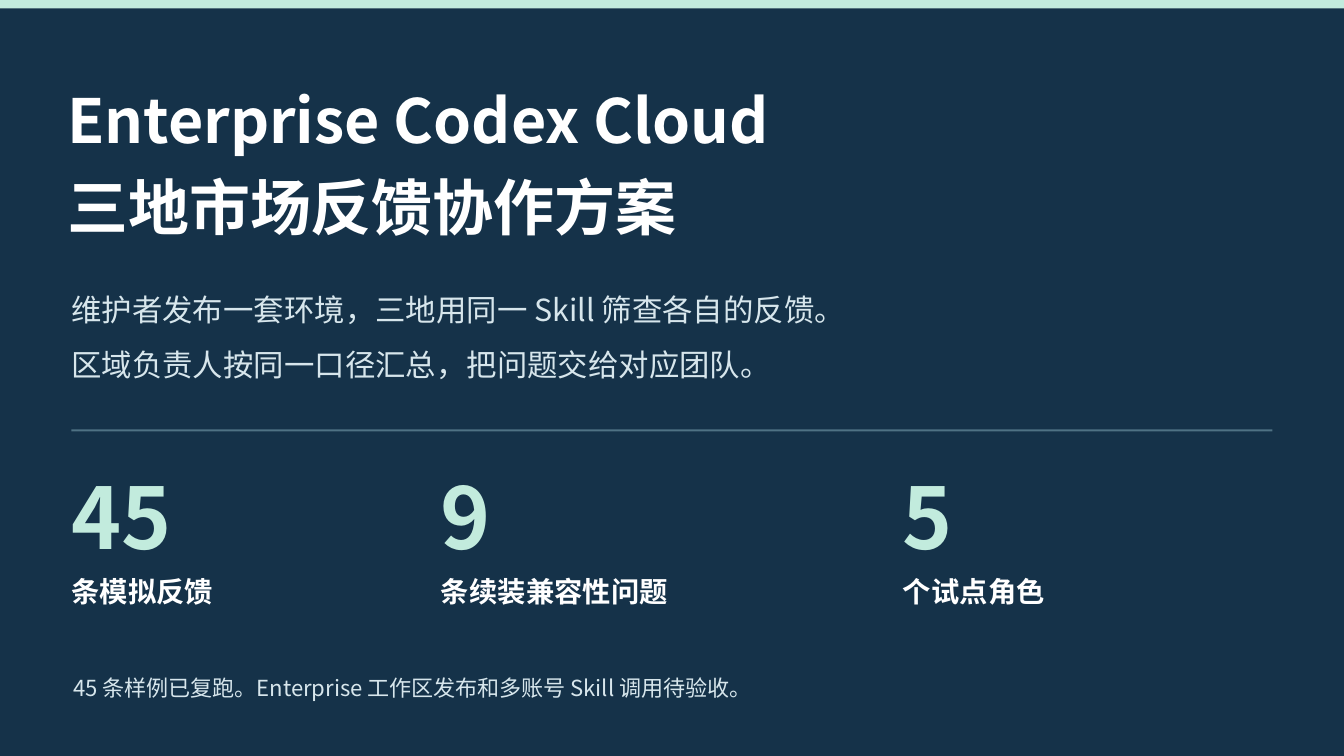
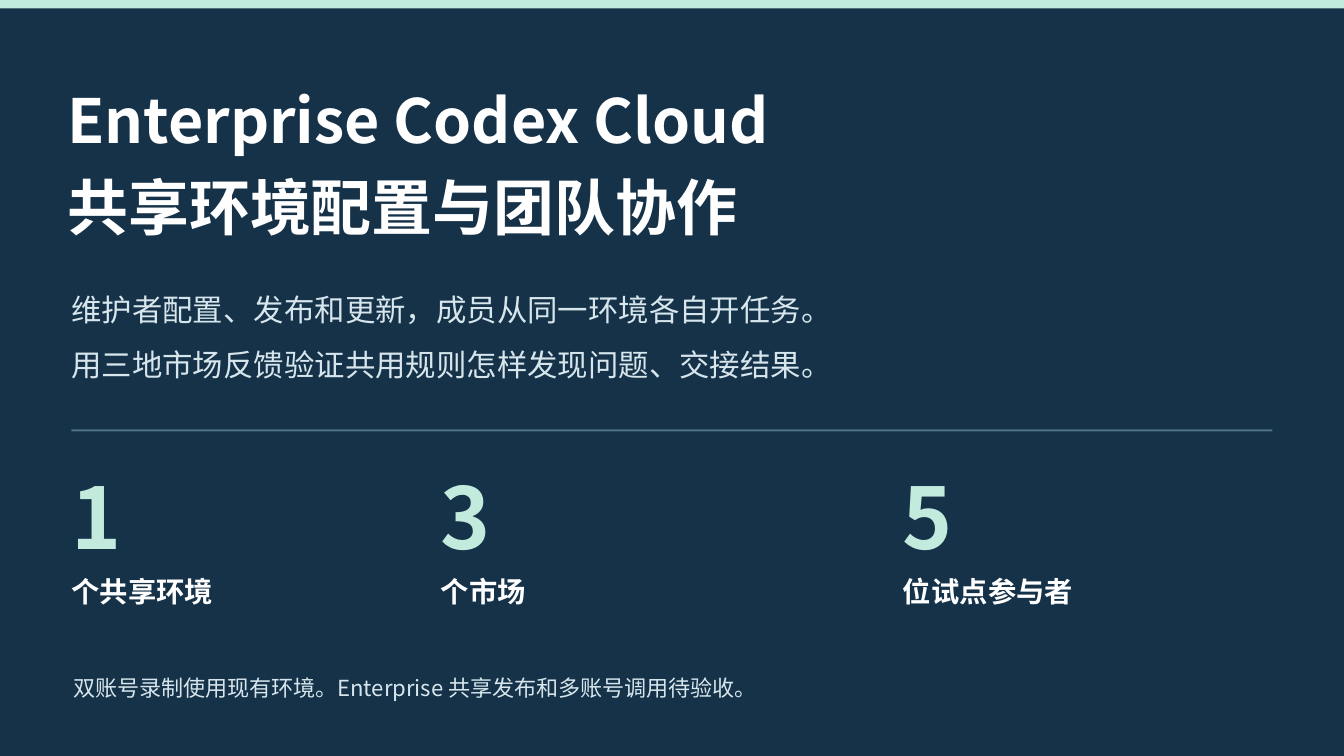
Before and after one commit to peterljlj/market-feedback-cloud-demo, a slide deck: slide 1 of docs/demo/enterprise-cloud-collaboration.pptx. Drawn at 1344x756 pixels with LibreOffice and Linux fonts; fonts in the diff are those of the drawing. Boxes give left, top, right and bottom in pixels: in the first picture for what was removed or moved away, otherwise in the second. Text is boxed around its words. In the diff, an @@ line names an element or a change of style, - is before the commit and + after.

```diff
--- a/docs/demo/enterprise-cloud-collaboration.pptx
+++ b/docs/demo/enterprise-cloud-collaboration.pptx
@@ text at (x1=67, y1=178, x2=738, y2=236): text changed @@
-三地市场反馈协作方案
+共享环境配置与团队协作
@@ text at (x1=71, y1=295, x2=831, y2=324): text changed @@
-维护者发布一套环境，三地用同一 Skill 筛查各自的反馈。
+维护者配置、发布和更新，成员从同一环境各自开任务。
@@ text at (x1=71, y1=350, x2=831, y2=379): text changed @@
-区域负责人按同一口径汇总，把问题交给对应团队。
+用三地市场反馈验证共用规则怎样发现问题、交接结果。
@@ text at (x1=71, y1=486, x2=121, y2=549): text changed @@
-45
+1
@@ text at (x1=441, y1=485, x2=491, y2=550): text changed @@
-9
+3
@@ text at (x1=71, y1=578, x2=213, y2=605): text changed @@
-条模拟反馈
+个共享环境
@@ text at (x1=441, y1=577, x2=526, y2=605): text changed @@
-条续装兼容性问题
+个市场
@@ text at (x1=903, y1=577, x2=1073, y2=605): text changed @@
-个试点角色
+位试点参与者
@@ text at (x1=73, y1=677, x2=756, y2=701): text changed @@
-45 条样例已复跑。Enterprise 工作区发布和多账号 Skill 调用待验收。
+双账号录制使用现有环境。Enterprise 共享发布和多账号调用待验收。
```
Also in this commit, not shown: 7 other slides changed, 2 slides added, 2 slides removed, 4 other files.
